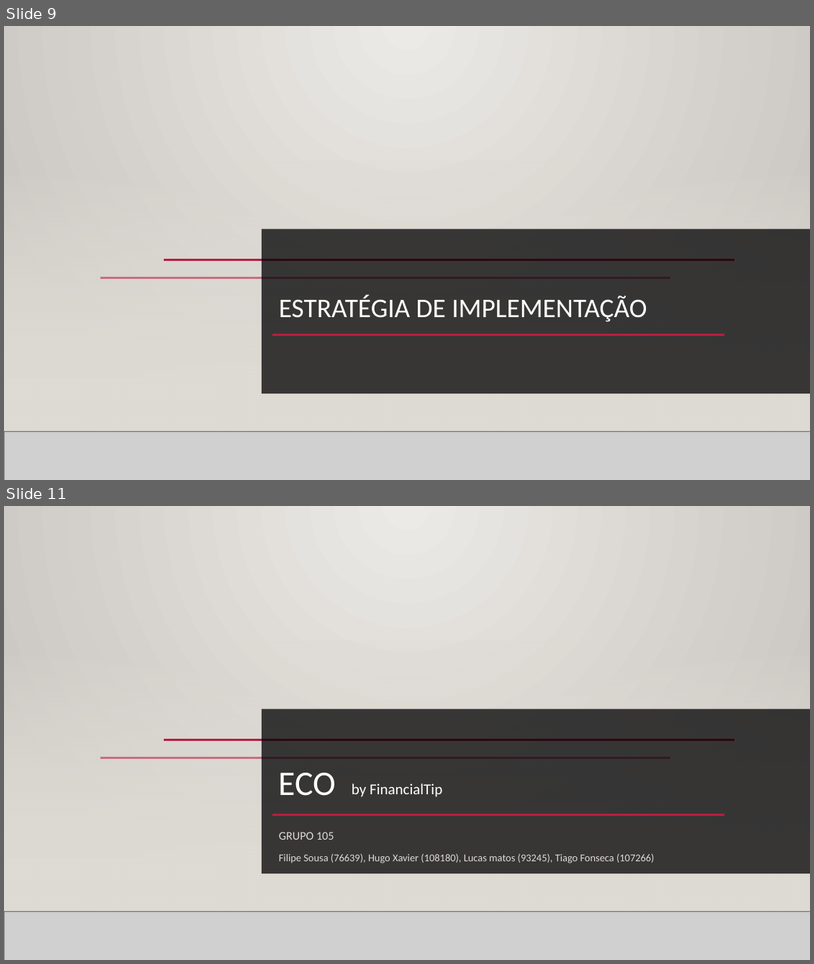
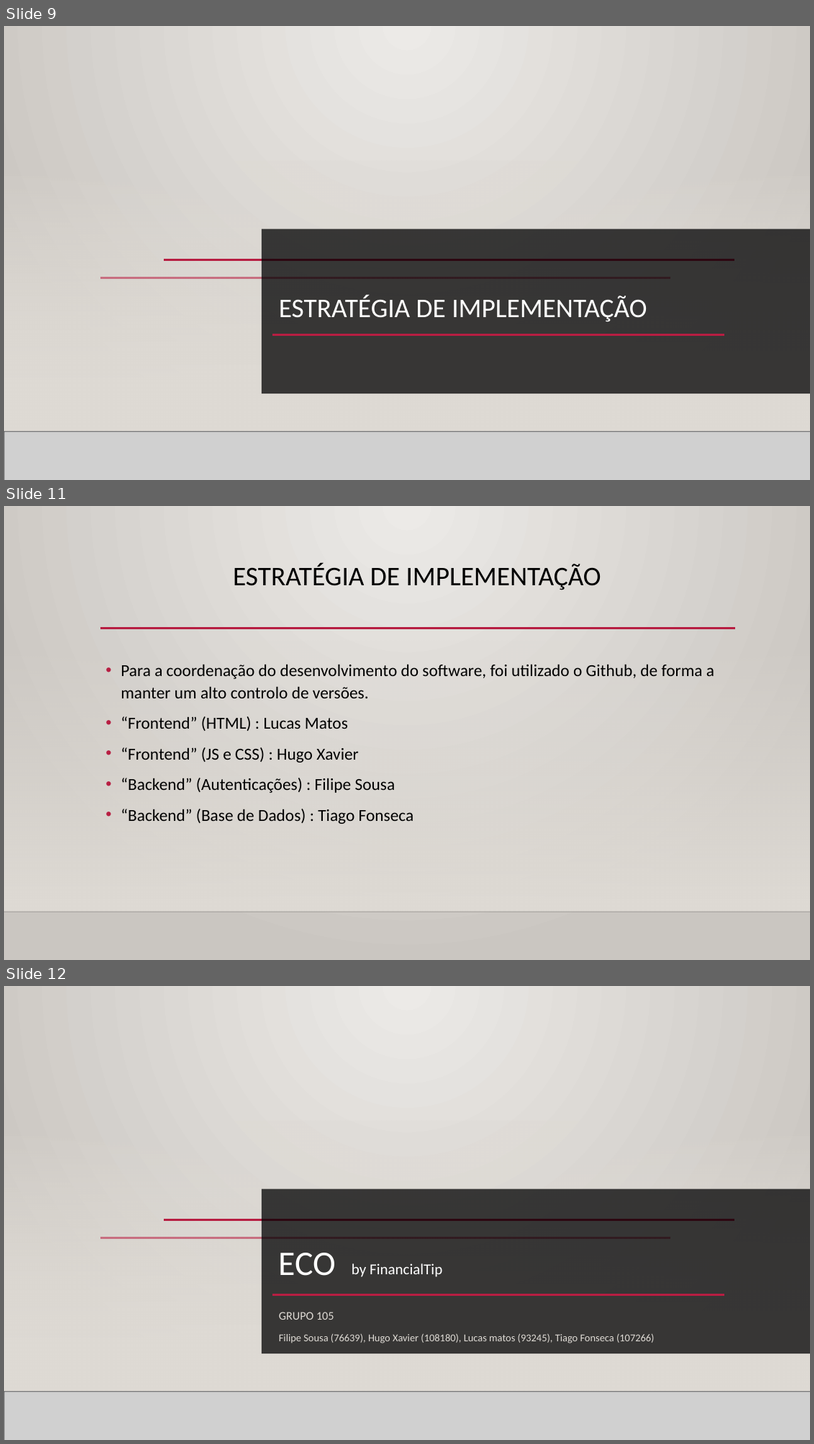
Before and after one commit to Projeto-ECO/Fase-3, a slide deck: Editables/Fase 3 - Construção.pptx. Shown one above the other, each under a label of ours: slides 9 and 11 before the commit, slides 9, 11 and 12 after it; the slides between them are not shown. The pictures are 814x964 and 814x1444 pixels, drawn with LibreOffice and Linux fonts; fonts in the diff are those of the drawing; grey boxes stand for pictures; background and template pictures are left out. Boxes give left, top, right and bottom in pixels: in the first picture for what was removed or moved away, otherwise in the second. Text is boxed around its words. In the diff, an @@ line names an element or a change of style, - is before the commit and + after.

```diff
--- a/Editables/Fase 3 - Construção.pptx
+++ b/Editables/Fase 3 - Construção.pptx
@@ slide 11 added at [4, 506, 810, 960], background gradient #ECEAE7 to #CAC7C1; not listed: 2 template elements that a slide beside it also shows @@
@@ title added at [233, 563, 602, 590], 32 pt, text #000000 @@
+ESTRATÉGIA DE IMPLEMENTAÇÃO
@@ line added from (100, 628) to (736, 628), #B71E42 2.5 pt @@
@@ text added at [121, 664, 715, 824], 20 pt, text #000000 @@
+• Para a coordenação do desenvolvimento do software, foi utilizado o Github, de forma a manter um alto controlo de versões.
+• “Frontend” (HTML) : Lucas Matos
+• “Frontend” (JS e CSS) : Hugo Xavier
+• “Backend” (Autenticações) : Filipe Sousa
+• “Backend” (Base de Dados) : Tiago Fonseca
@@ what was slide 11 is now slide 12 @@
```
Also in this commit, not shown: 2 slides changed, 2 other slides added, 2 slides removed, 1 other file.
